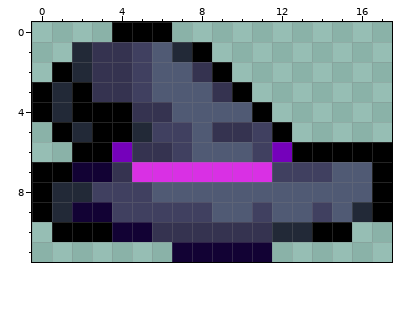
Edited in one commit: pixel-art sprite (Items/Armors/Miracle/MiracleHead.png). This is how it looked before the edit.
The file is 36x24 pixels, drawn in blocks of 2x2; one block is one cell here.
Now the later version:
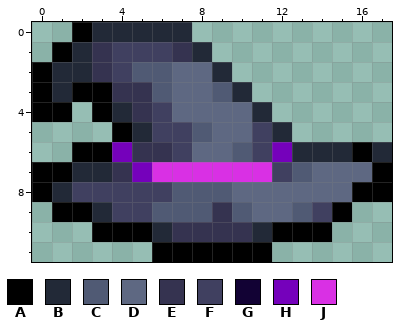
Palette (. is transparent): A #000000  B #222937  C #505a74  D #5e6882  E #353350  F #404060  G #120234  H #7501bb  J #d930e4
The edit:
@@ x 0..17 @@
- 0 ....AAA...........
- 1 ..BEEFCBA.........
- 2 .ABEEFCCEA........
- 3 ABAEEFCCCEA.......
- 4 ABAAAEECCCCA......
- 5 .ABAABFFCEEFA.....
- 6 ..AAHEEFCCCFHAAAAA
- 7 AAGGEJJJJJJJFFFCCA
- 8 ABBFFFCCCCCCCCCCCA
- 9 ABGGFFFFFCCFCCFCBA
-10 .AAAGGEEEEEEBBAA..
-11 .......GGGGG......
+ 0 ..ABBBBB..........
+ 1 .ABEFFFEB.........
+ 2 ABBEFCCDDB........
+ 3 ABAAEECDDCB.......
+ 4 AA.ABEFDDDDB......
+ 5 ....ABFFCDDFB.....
+ 6 ..AAHEEFDDCFHBBBAB
+ 7 AABBEHJJJJJJFCDDDA
+ 8 ABFFFFFCCCDDDDDDAA
+ 9 .AABFFCCCECDDCFA..
+10 ...AAABEEEEBAAA...
+11 ......AAAAAA......
